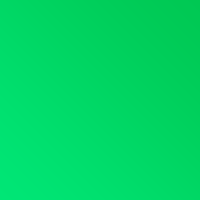
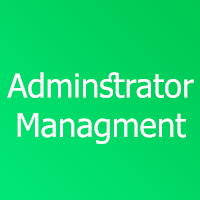
Comparing the layer stacks of the two 200×200 images. Changes:
added layer "Adminstrator Managment" above "Layer 0" over [7, 72, 194, 144]
painted on "Layer 0" over [7, 72, 194, 144]
